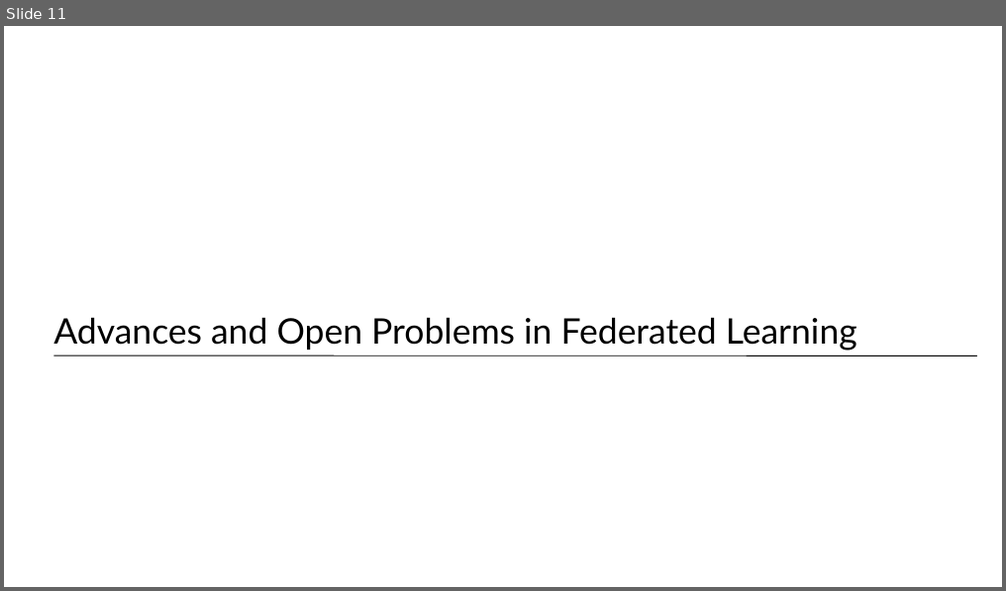
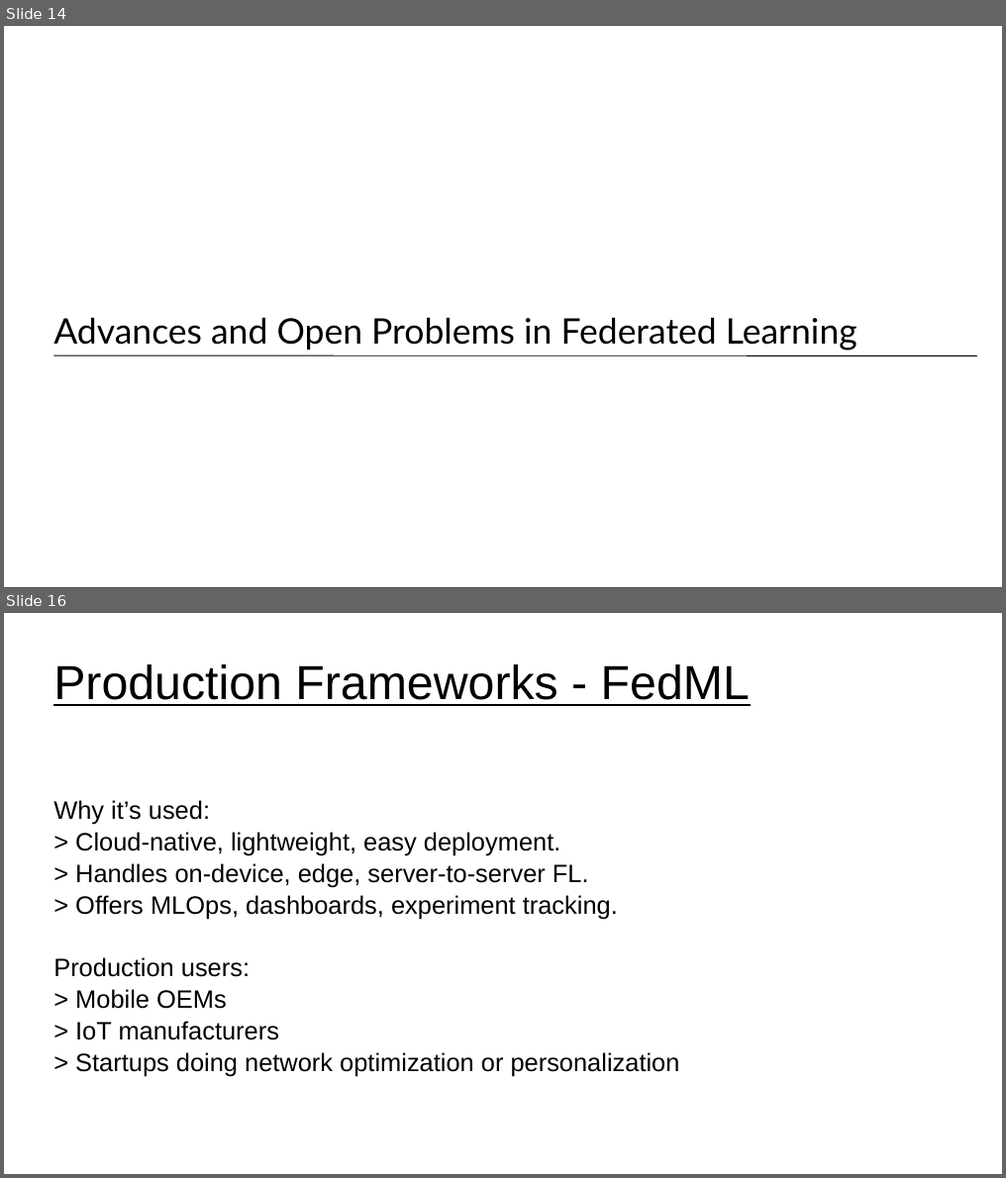
Before and after one commit to UVADS/distributed_computing, a slide deck: 07_distributed_model_training/federated_learning.ppt. Shown one above the other, each under a label of ours: slide 11 before the commit, slides 14 and 16 after it; the slides between them are not shown. The pictures are 1006x591 and 1006x1178 pixels, drawn with LibreOffice and Linux fonts; fonts in the diff are those of the drawing. Boxes give left, top, right and bottom in pixels: in the first picture for what was removed or moved away, otherwise in the second. Text is boxed around its words. In the diff, an @@ line names an element or a change of style, - is before the commit and + after.

```diff
--- a/07_distributed_model_training/federated_learning.ppt
+++ b/07_distributed_model_training/federated_learning.ppt
@@ slide 16 added at box(4, 613, 1002, 1174), background #FFFFFF @@
@@ title added at box(54, 664, 749, 706), 38 pt, text #000000, underline @@
+Production Frameworks - FedML
@@ text added at box(54, 800, 680, 1076), 20 pt, text #000000 @@
+Why it’s used:
+> Cloud-native, lightweight, easy deployment.
+> Handles on-device, edge, server-to-server FL.
+> Offers MLOps, dashboards, experiment tracking.
+Production users:
+> Mobile OEMs
+> IoT manufacturers
+> Startups doing network optimization or personalization
@@ what was slide 11 is now slide 14 @@
```
Also in this commit, not shown: 2 slides changed, 6 other slides added, 3 slides removed.
